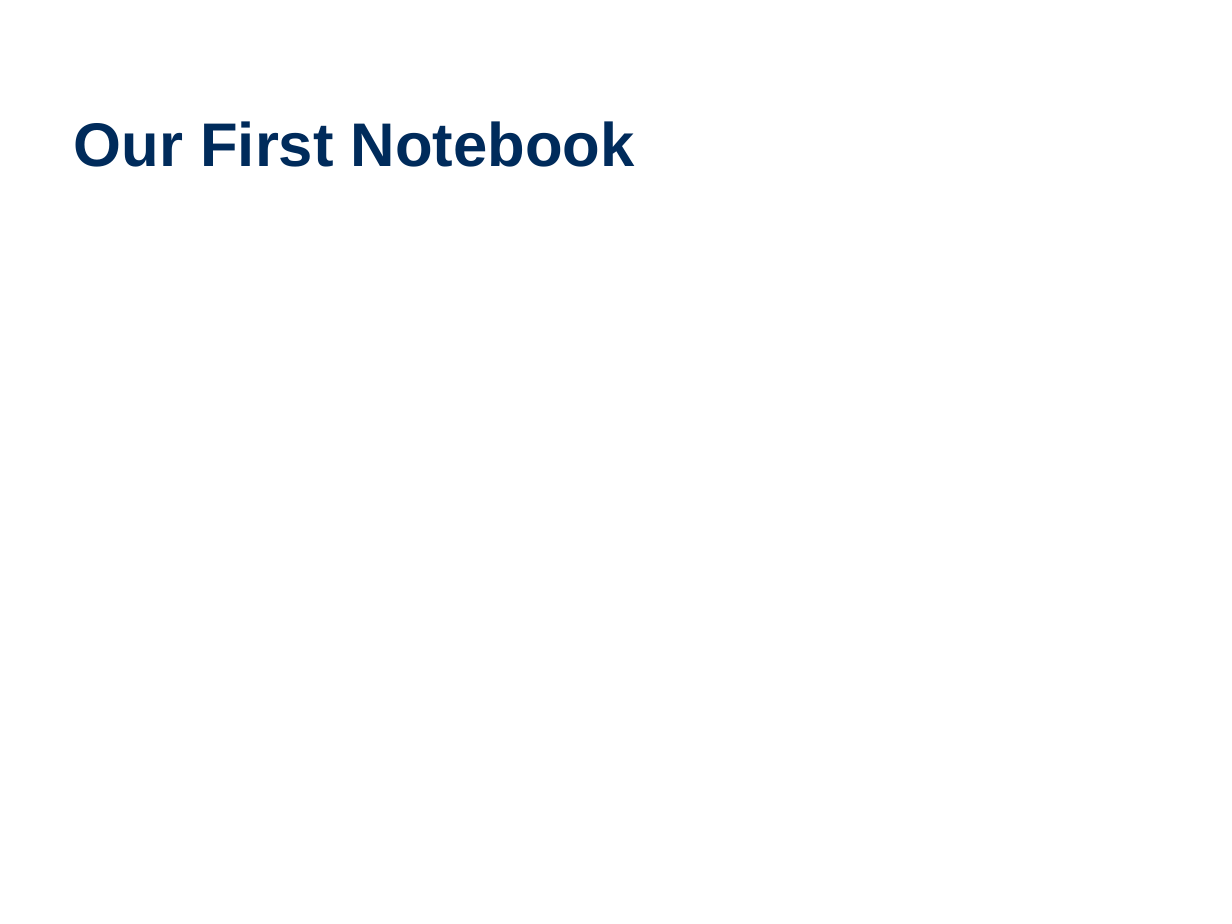
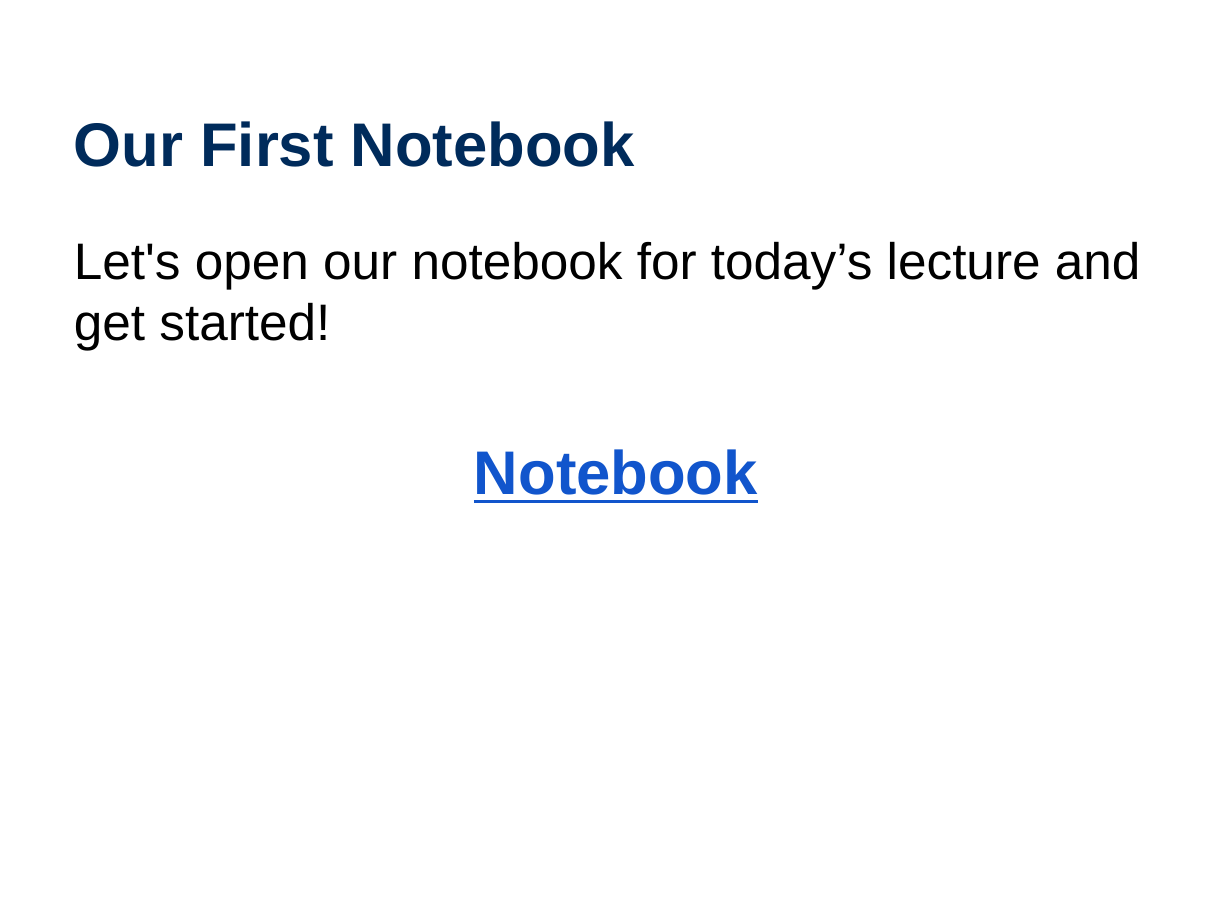
Before and after one commit to wtheisen/nd-cse-10124-lectures, a slide deck: slide 30 of Blank/Lecture_01_ Text_as_Data.pptx (slide 8 before the commit). Drawn at 1232x924 pixels with LibreOffice and Linux fonts; fonts in the diff are those of the drawing. Boxes give left, top, right and bottom in pixels: in the first picture for what was removed or moved away, otherwise in the second. Text is boxed around its words. In the diff, an @@ line names an element or a change of style, - is before the commit and + after.

```diff
--- a/Blank/Lecture_01_ Text_as_Data.pptx
+++ b/Blank/Lecture_01_ Text_as_Data.pptx
@@ text added at [74, 241, 1141, 503], 30 pt, text #000000 @@
+Let's open our notebook for today’s lecture and get started!
+Notebook
```
Also in this commit, not shown: 3 other slides changed, 25 slides added, 3 slides removed, 3 other files.
